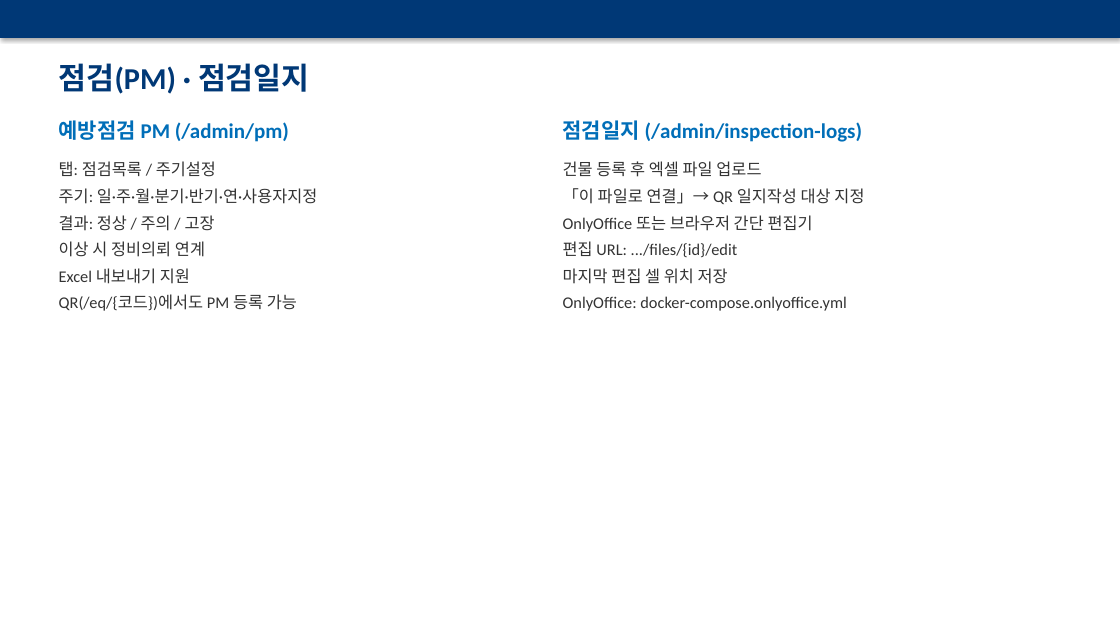
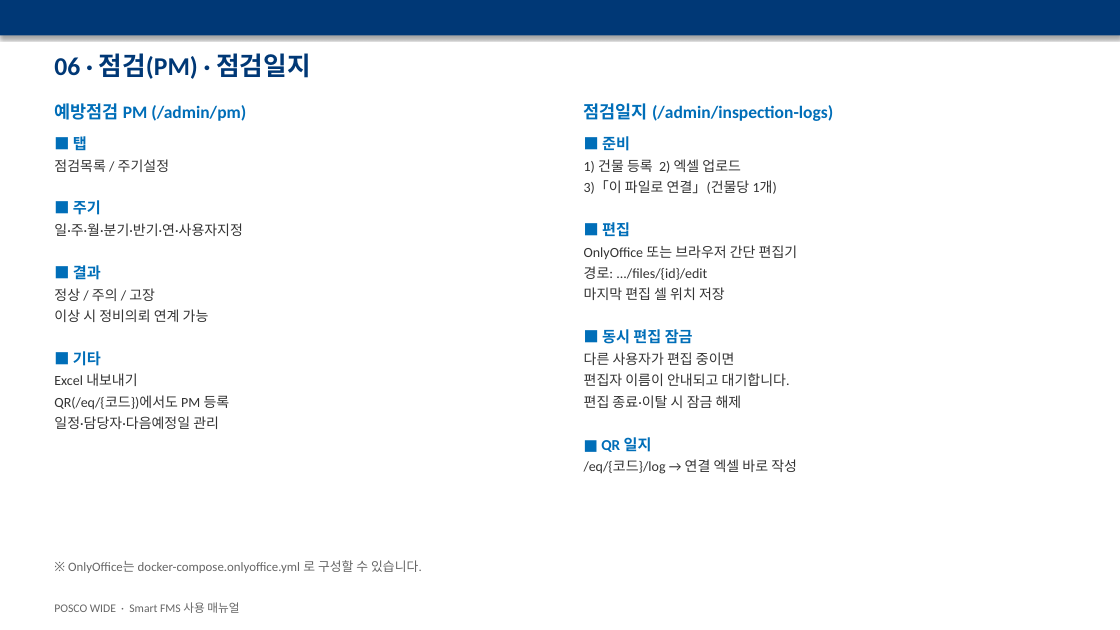
Before and after one commit to hongkiryong-ux/smart-fms, a slide deck: slide 9 of docs/Smart_FMS_사용매뉴얼.pptx (slide 17 before the commit). Drawn at 1120x630 pixels with LibreOffice and Linux fonts; fonts in the diff are those of the drawing. Boxes give left, top, right and bottom in pixels: in the first picture for what was removed or moved away, otherwise in the second. Text is boxed around its words. In the diff, an @@ line names an element or a change of style, - is before the commit and + after.

```diff
--- a/docs/Smart_FMS_사용매뉴얼.pptx
+++ b/docs/Smart_FMS_사용매뉴얼.pptx
@@ text at box(54, 53, 310, 79): text changed; size 26 to 22 pt @@
-점검(PM) · 점검일지
+06 · 점검(PM) · 점검일지
@@ text "예방점검 PM (/admin/pm)": place and size @@
-text "예방점검 PM (/admin/pm)" at box(59, 120, 289, 142)
+text "예방점검 PM (/admin/pm)" at box(54, 103, 246, 121)
@@ text "예방점검 PM (/admin/pm)" at box(54, 103, 246, 121): size 18 to 15 pt @@
@@ text "점검일지 (/admin/inspection-logs)" at box(584, 103, 833, 121): size 18 to 15 pt @@
@@ text "점검일지 (/admin/inspection-logs)": place and size @@
-text "점검일지 (/admin/inspection-logs)" at box(563, 120, 862, 142)
+text "점검일지 (/admin/inspection-logs)" at box(584, 103, 833, 121)
@@ text at box(54, 134, 243, 429): text changed; size 14 to 12 pt @@
-탭: 점검목록 / 주기설정
-주기: 일·주·월·분기·반기·연·사용자지정
-결과: 정상 / 주의 / 고장
-이상 시 정비의뢰 연계
-Excel 내보내기 지원
-QR(/eq/{코드})에서도 PM 등록 가능
+■ 탭
+점검목록 / 주기설정
+■ 주기
+일·주·월·분기·반기·연·사용자지정
+■ 결과
+정상 / 주의 / 고장
+이상 시 정비의뢰 연계 가능
+■ 기타
+Excel 내보내기
+QR(/eq/{코드})에서도 PM 등록
+일정·담당자·다음예정일 관리
@@ text "■ 준비": place and size @@
-text "■ 준비" at box(563, 161, 864, 311)
+text "■ 준비" at box(584, 136, 798, 474)
@@ text at box(584, 136, 777, 237): text changed; size 14 to 12 pt @@
-건물 등록 후 엑셀 파일 업로드
-「이 파일로 연결」→ QR 일지작성 대상 지정
+■ 준비
+1) 건물 등록 2) 엑셀 업로드
+3)「이 파일로 연결」(건물당 1개)
+■ 편집
@@ text at box(584, 266, 707, 280): text changed; size 14 to 12 pt @@
-편집 URL: .../files/{id}/edit
+경로: .../files/{id}/edit
@@ text at box(584, 245, 798, 300): size 14 to 12 pt in "OnlyOffice 또는 브라우저 간단 편집기", "마지막 편집 셀 위치 저장"; less space between paragraphs @@
@@ text at box(584, 329, 797, 474): text changed; size 14 to 12 pt @@
-OnlyOffice: docker-compose.onlyoffice.yml
+■ 동시 편집 잠금
+다른 사용자가 편집 중이면
+편집자 이름이 안내되고 대기합니다.
+편집 종료·이탈 시 잠금 해제
+■ QR 일지
+/eq/{코드}/log → 연결 엑셀 바로 작성
@@ text added at box(138, 560, 422, 573), 11 pt, text #666666 @@
+※ OnlyOffice는 docker-compose.onlyoffice.yml 로 구성할 수 있습니다.
@@ text added at box(54, 602, 239, 613), 10 pt, text #666666 @@
+POSCO WIDE · Smart FMS 사용 매뉴얼
```
Also in this commit, not shown: 9 other slides changed, 4 slides added, 19 slides removed, 1 other file.
